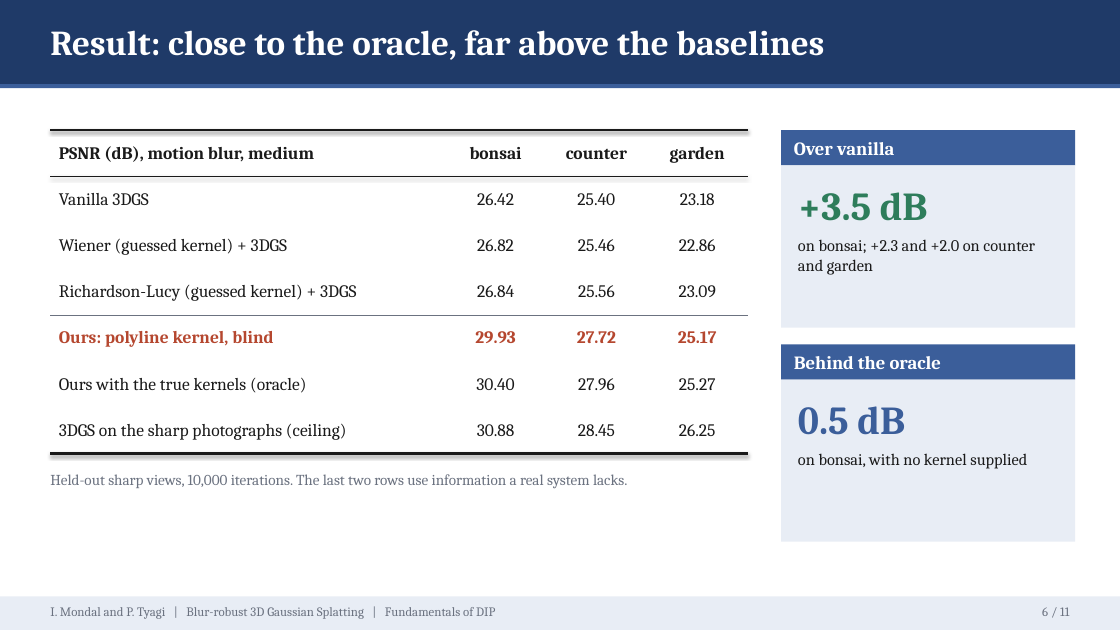
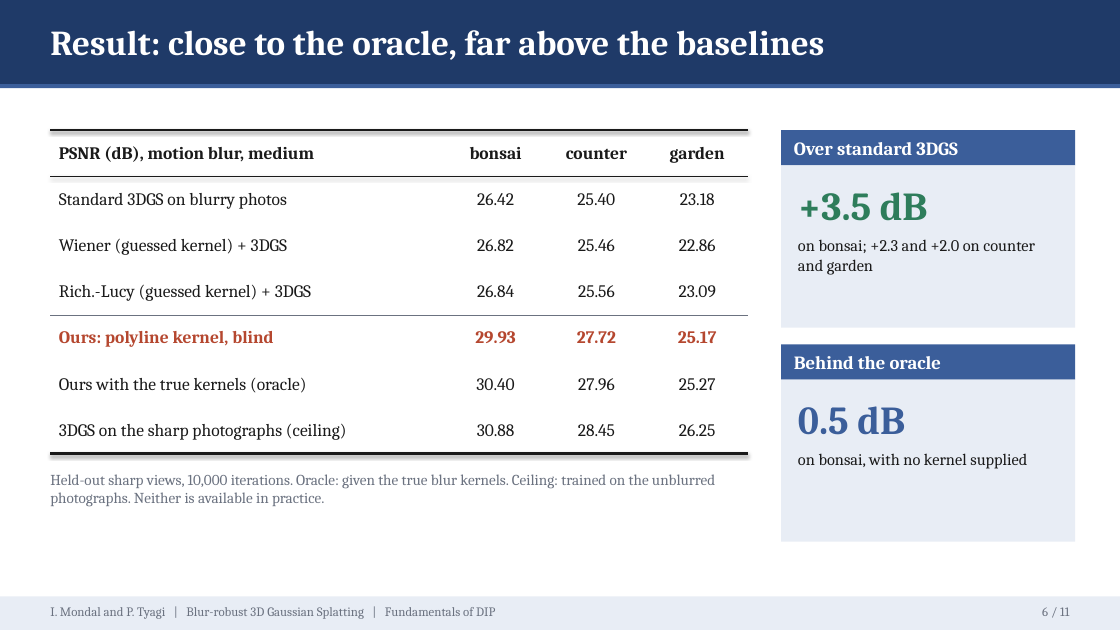
Before and after one commit to IshaanM05/blur-robust-3dgs, a slide deck: slide 6 of docs/slides.pptx. Drawn at 1120x630 pixels with LibreOffice and Linux fonts; fonts in the diff are those of the drawing. Boxes give left, top, right and bottom in pixels: in the first picture for what was removed or moved away, otherwise in the second. Text is boxed around its words. In the diff, an @@ line names an element or a change of style, - is before the commit and + after.

Commit message:
Slides: plain-language labels, define symbols, caption the kernel figure

```diff
--- a/docs/slides.pptx
+++ b/docs/slides.pptx
@@ table at bbox=[50, 130, 748, 454] @@
-row 2, column 1: Vanilla 3DGS
+row 2, column 1: Standard 3DGS on blurry photos
-row 4, column 1: Richardson-Lucy (guessed kernel) + 3DGS
+row 4, column 1: Rich.-Lucy (guessed kernel) + 3DGS
@@ text at bbox=[794, 142, 958, 155]: text changed @@
-Over vanilla
+Over standard 3DGS
@@ text at bbox=[50, 474, 715, 507]: text changed @@
-Held-out sharp views, 10,000 iterations. The last two rows use information a real system lacks.
+Held-out sharp views, 10,000 iterations. Oracle: given the true blur kernels. Ceiling: trained on the unblurred photographs. Neither is available in practice.
```
Also in this commit, not shown: 8 other slides changed, 1 other file.
